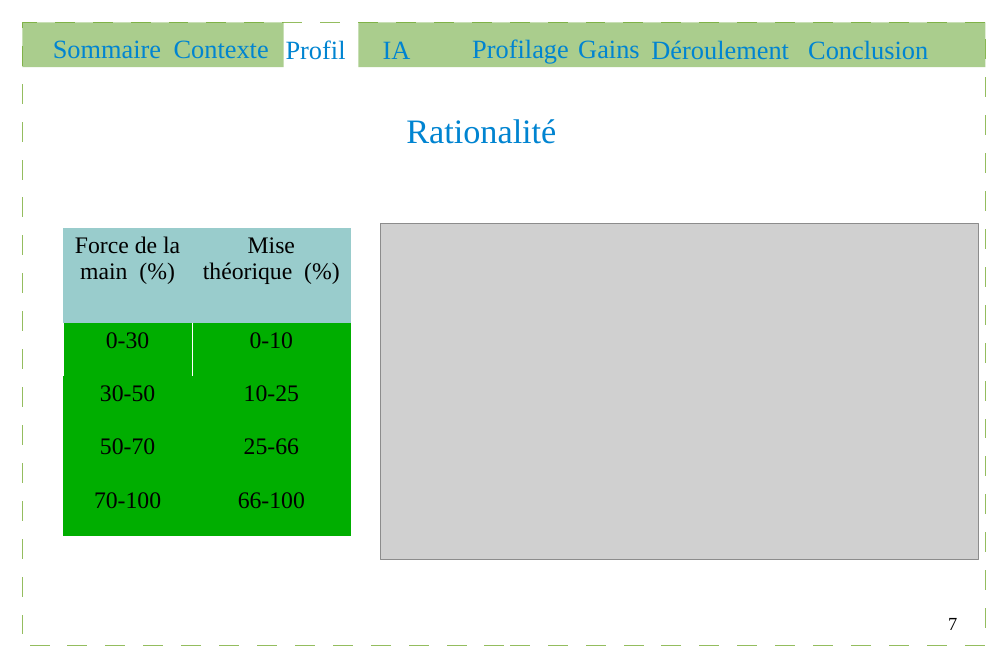
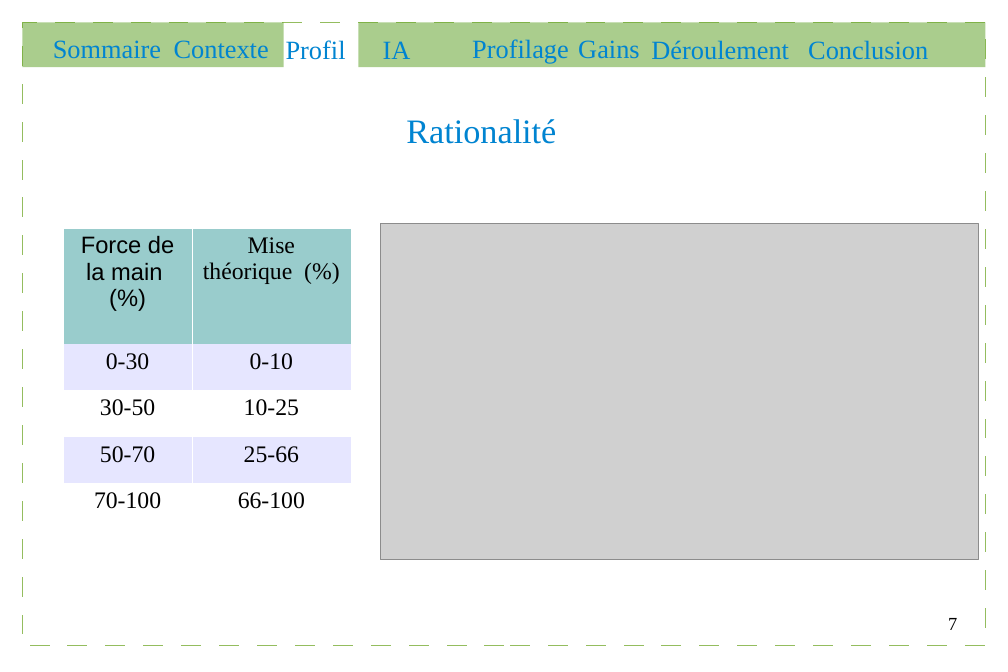
Before and after one commit to Gouga34/TERM1_Poker, a slide deck: slide 7 of Soutenance/presentation.odp. Drawn at 1008x672 pixels with LibreOffice and Linux fonts; fonts in the diff are those of the drawing; grey boxes stand for pictures. Boxes give left, top, right and bottom in pixels: in the first picture for what was removed or moved away, otherwise in the second. Text is boxed around its words. In the diff, an @@ line names an element or a change of style, - is before the commit and + after.

```diff
--- a/Soutenance/presentation.odp
+++ b/Soutenance/presentation.odp
@@ table at <box>64,228,351,529</box> @@
@@ fill #00AE00 to #E6E6FF in 4 cells @@
@@ fill #00AE00 to #FFFFFF in 4 cells @@
@@ font Times New Roman to Arial in "Force de la main (%)" @@
@@ borders changed @@
```
Also in this commit, not shown: 7 other slides changed.
